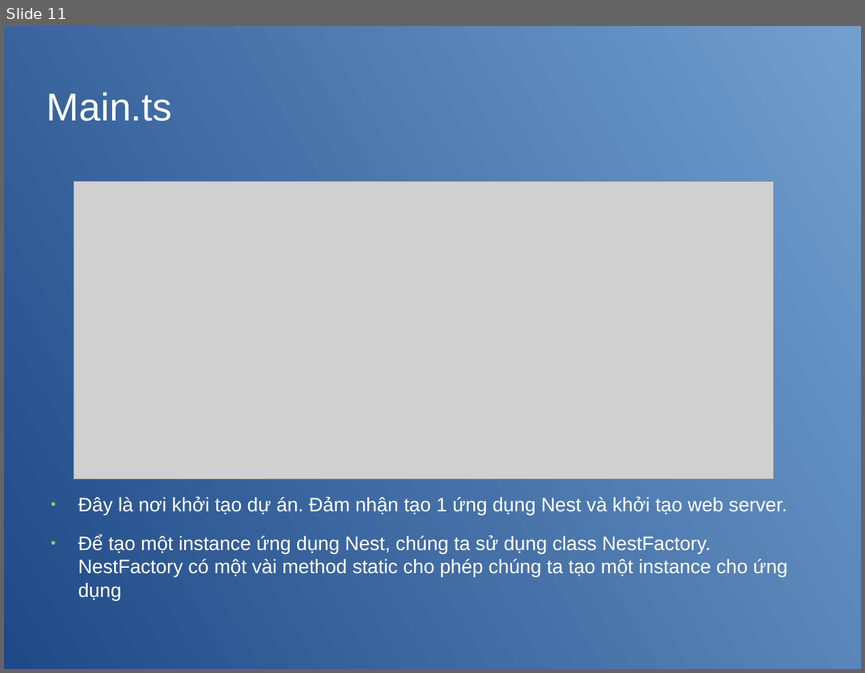
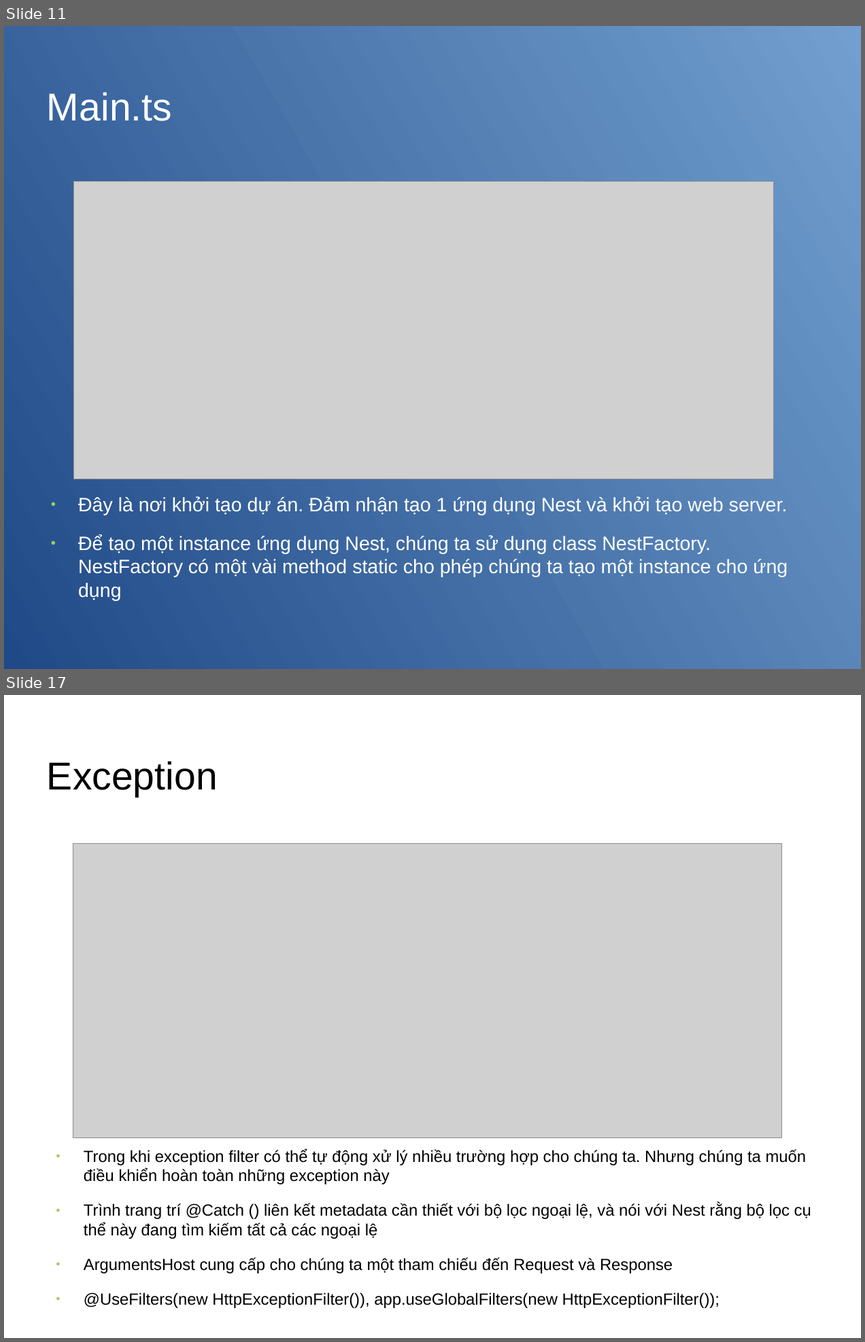
Before and after one commit to ngtrdai197/Seminar-Intro-Nestjs-GraphQL, a slide deck: nestjs.odp. Shown one above the other, each under a label of ours: slide 11 before the commit, slides 11 and 17 after it; the slides between them are not shown. The pictures are 865x673 and 865x1342 pixels, drawn with LibreOffice and Linux fonts; fonts in the diff are those of the drawing; grey boxes stand for pictures; background and template pictures are left out. Boxes give left, top, right and bottom in pixels: in the first picture for what was removed or moved away, otherwise in the second. Text is boxed around its words. In the diff, an @@ line names an element or a change of style, - is before the commit and + after.

```diff
--- a/nestjs.odp
+++ b/nestjs.odp
@@ slide 17 added at [4, 695, 861, 1338], background picture (left out) @@
@@ title added at [47, 761, 218, 797], 36 pt, text #000000 @@
+Exception
@@ picture added at [73, 843, 781, 1138] @@
@@ text added at [84, 1149, 811, 1308], 15 pt, text #000000 @@
+● Trong khi exception filter có thể tự động xử lý nhiều trường hợp cho chúng ta. Nhưng chúng ta muốn điều khiển hoàn toàn những exception này
+● Trình trang trí @Catch () liên kết metadata cần thiết với bộ lọc ngoại lệ, và nói với Nest rằng bộ lọc cụ thể này đang tìm kiếm tất cả các ngoại lệ
+● ArgumentsHost cung cấp cho chúng ta một tham chiếu đến Request và Response
+● @UseFilters(new HttpExceptionFilter()), app.useGlobalFilters(new HttpExceptionFilter());
```
Also in this commit, not shown: 1 slide changed, 9 other slides added, 17 other files.
